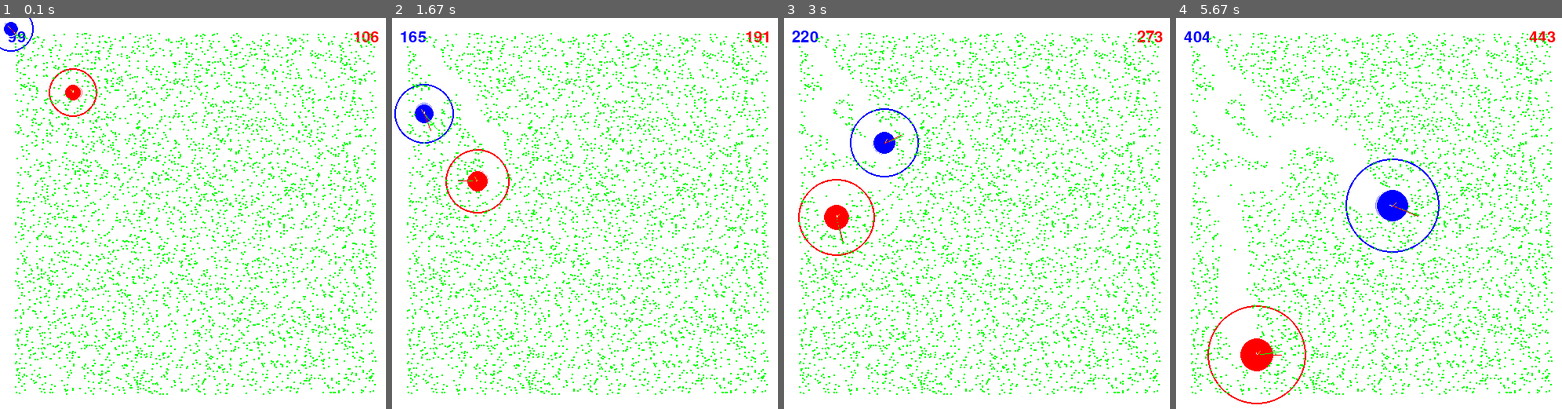
Above: before the commit, frames 1-4 (left to right).
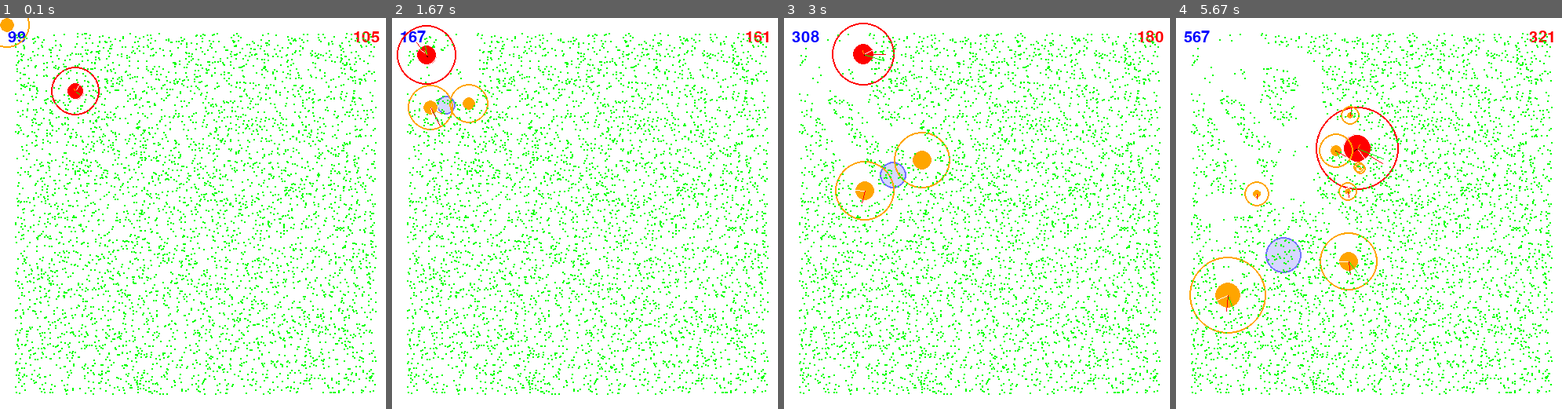
Above: after the commit, the same moments.

Repository: TOEGENT/pygame_project
Game: pygame game, started from main.py
The game is run twice, just before and just after one commit, with the same random seed, the same clock (stepped at 60 frames per second) and the same inputs.
Inputs (mouse positions are in pixels of both pictures, inside the frame that each line leads up to):
- Up to frame 1 (0.1 s): no input
- Up to frame 2 (1.67 s): move the mouse to (573, 233) at 0.37 s; tap Space at 0.83 s; click (731, 354) at 1.22 s; click (496, 135) at 1.55 s
- Up to frame 3 (3 s): click (980, 260) at 1.88 s; click (922, 135) at 2.22 s; click (1115, 319) at 2.55 s; click (853, 252) at 2.88 s
- Up to frame 4 (5.67 s): click (1257, 139) at 3.22 s; click (1280, 283) at 3.55 s; tap Space at 3.9, 4.57, 4.87, 5.07, 5.37, 5.63 s; click (1284, 147) at 3.92 s; click (1253, 358) at 4.22 s; click (1311, 84) at 4.58 s; click (1507, 209) at 5.08 s; click (1295, 123) at 5.65 s

The runs differ from the first frame. In frame 1, 0.6% of the frame differs, in the area x 0-99%, y 0-26%; in frame 2, 1.9%; in frame 3, 3.0%; in frame 4, 5.4%, in the area x 2-99%, y 3-99%.

Commit message:
добавил новые константы

Diff:
--- a/config.py
+++ b/config.py
@@ -12,29 +12,43 @@
 MASS_TO_SPAWN_AFTER_START = 6
 FOOD_MASS = 1
 START_MASS = 5000
+START_TEAM_BALL_MASS = 500
+START_CLUSTER_RADIUS = 70
 TEAM_BLUE=0
 TEAM_RED=1
 
 CONTROL_MODE_PLAYER = "player"
 CONTROL_MODE_AI_VS_AI = "ai_vs_ai"
-CONTROL_MODE = CONTROL_MODE_AI_VS_AI
+CONTROL_MODE = CONTROL_MODE_PLAYER
 PLAYER_TEAM = TEAM_BLUE
 BALL_VIEW_FACTOR=3
 IMPORTANCE_KOEF = 0
 WANDER_FACTOR= 1.1
 FOOD_DISTANCE_FACTOR=0.04
+WALL_DISTANCE_FACTOR = 0.12
+WALL_INTENT_PEAK = 8.0
+BALL_INTENT_SMOOTH_STEP = 0.18
 
-INTENT_MERGE_EPSILON = 0.5
+INTENT_MERGE_EPSILON = 2.0
 INTENT_MERGE_CLAMP = 3.0
 
 INTENT_MIN_BASELINE = 0.5
 INTENT_DEAD_ZONE = 0.05
-INTENT_TOP_BALLS = 3
-INTENT_WEIGHT_FOOD = 0.5
-INTENT_WEIGHT_BALLS = 2.0
-INTENT_WEIGHT_WALL = 0.7
-INTENT_WEIGHT_WANDER = 0.2
-INTENT_WEIGHT_COMMAND = 1.0
+INTENT_TOP_BALLS = 50
+INTENT_WEIGHT_FOOD = 0.1
+FOOD_INTENT_SMOOTH_STEP = 0.01
+
+FOOD_INTENT_FOOD_COUNT_K = 0.05
+AI_SPLIT_MIN_FOOD = 4
+AI_SPLIT_FOOD_PER = 6
+AI_SPLIT_MAX_PER_UPDATE = 1
+AI_SPLIT_COOLDOWN = 1.0
+COMMAND_GATHER_FACTOR = 3.0
+COMMAND_GATHER_INTENT_MULT = 2.5
+INTENT_WEIGHT_BALLS = 1
+INTENT_WEIGHT_WALL = 10
+INTENT_WEIGHT_WANDER = 1
+INTENT_WEIGHT_COMMAND = 1
 INTENT_LOOK_AHEAD = 50
 
 CELL_SIZE = 6
